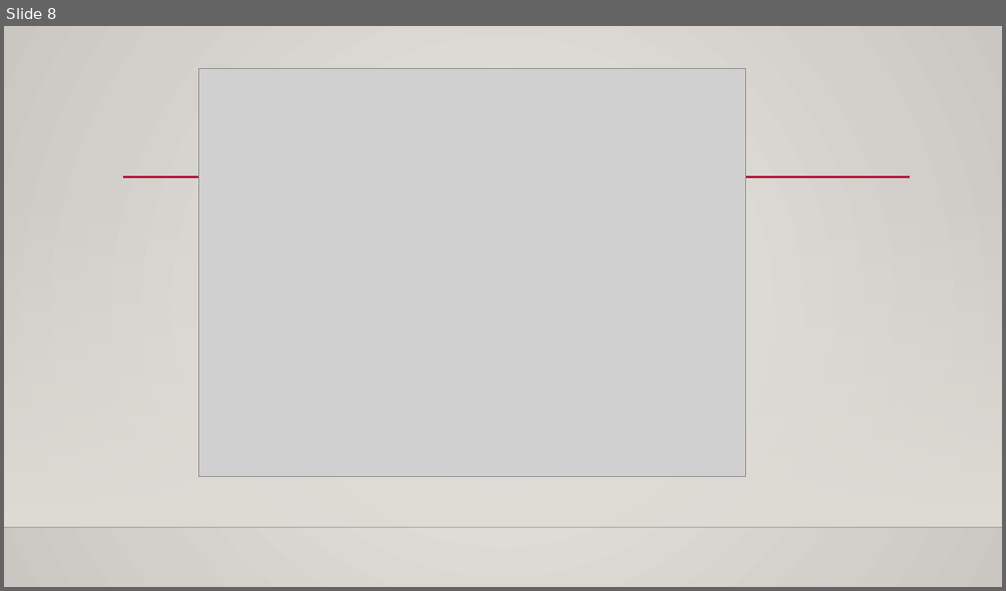
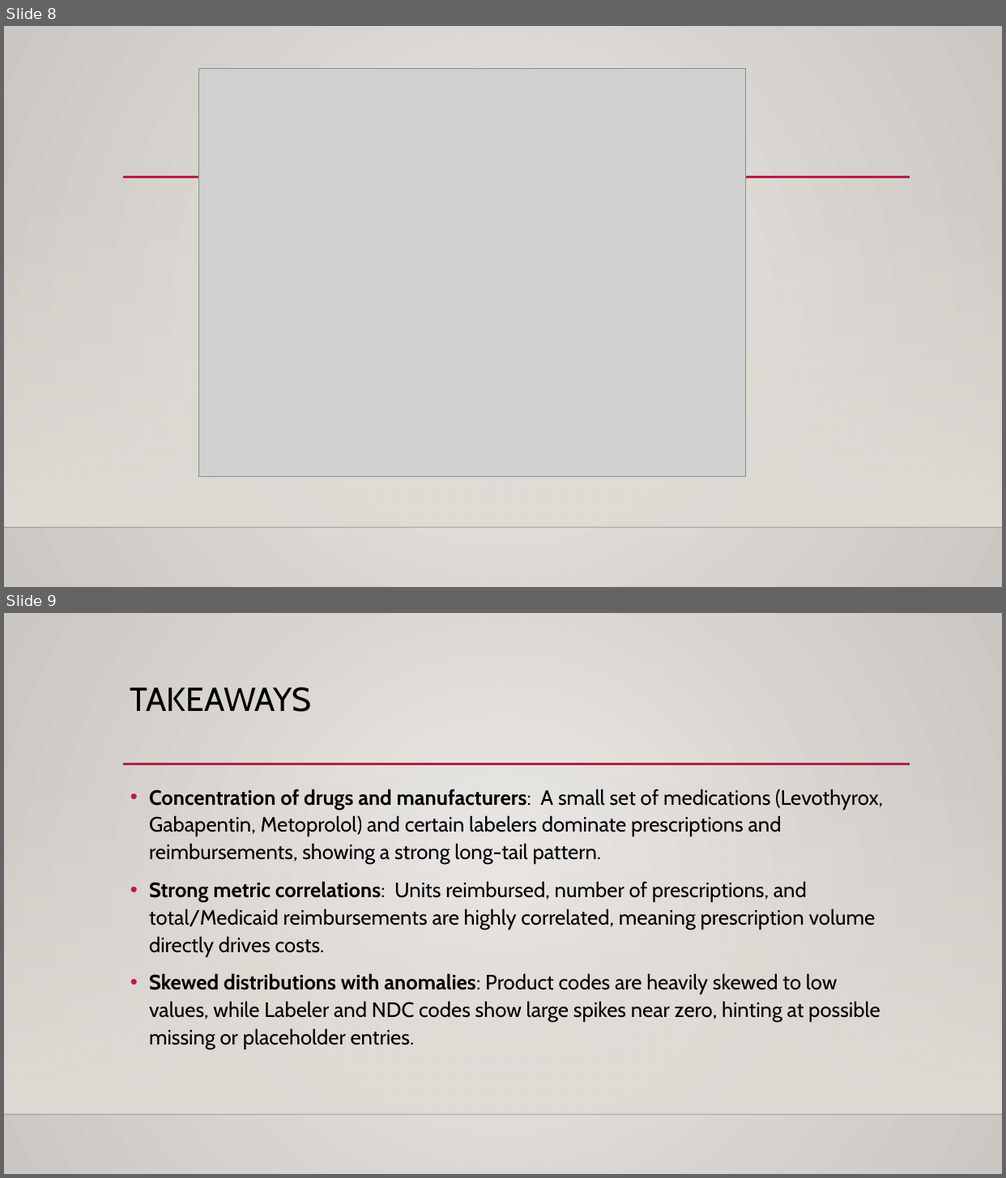
Before and after one commit to tcsimm/pharmacy-drug-utilization, a slide deck: analysis_presentation.pptx. Shown one above the other, each under a label of ours: slide 8 before the commit, slides 8 and 9 after it. The pictures are 1006x591 and 1006x1178 pixels, drawn with LibreOffice and Linux fonts; fonts in the diff are those of the drawing; grey boxes stand for pictures; background and template pictures are left out. Boxes give left, top, right and bottom in pixels: in the first picture for what was removed or moved away, otherwise in the second. Text is boxed around its words. In the diff, an @@ line names an element or a change of style, - is before the commit and + after.

Commit message:
presentation updates

```diff
--- a/analysis_presentation.pptx
+++ b/analysis_presentation.pptx
@@ slide 9 added at [4,613,1002,1174], background gradient #ECEAE7 to #CAC7C1; not listed: 3 template elements that a slide beside it also shows @@
@@ title added at [130,687,312,712], 32 pt, text #000000 @@
+TAKEAWAYS
@@ text added at [149,789,883,1050], 20 pt, text #000000 @@
+• Concentration of drugs and manufacturers: A small set of medications (Levothyrox, Gabapentin, Metoprolol) and certain labelers dominate prescriptions and reimbursements, showing a strong long-tail pattern.
+• Strong metric correlations: Units reimbursed, number of prescriptions, and total/Medicaid reimbursements are highly correlated, meaning prescription volume directly drives costs.
+• Skewed distributions with anomalies: Product codes are heavily skewed to low values, while Labeler and NDC codes show large spikes near zero, hinting at possible missing or placeholder entries.
```
